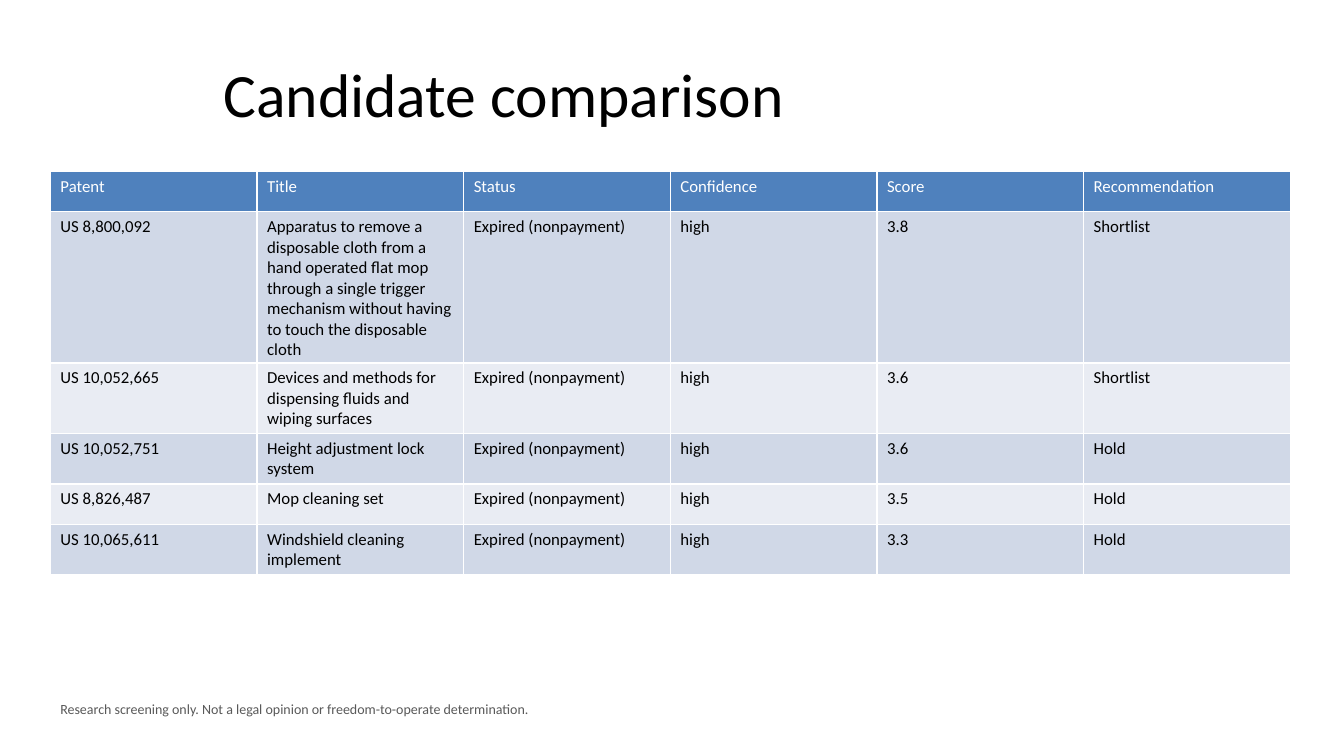
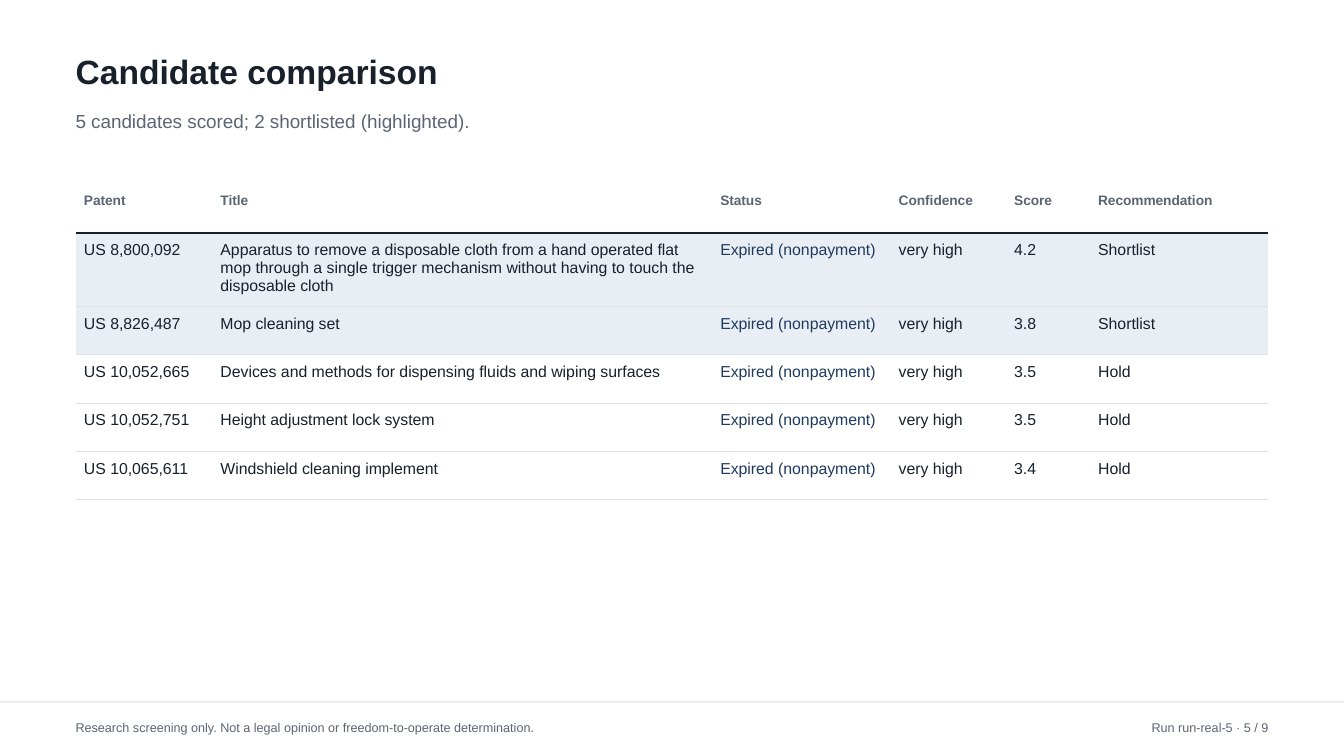
Before and after one commit to DhafinFawwaz/expired-patent-opportunity-agent, a slide deck: slide 5 of outputs/samples/deck.pptx. Drawn at 1344x756 pixels with LibreOffice and Linux fonts; fonts in the diff are those of the drawing. Boxes give left, top, right and bottom in pixels: in the first picture for what was removed or moved away, otherwise in the second. Text is boxed around its words. In the diff, an @@ line names an element or a change of style, - is before the commit and + after.

```diff
--- a/outputs/samples/deck.pptx
+++ b/outputs/samples/deck.pptx
@@ title "Candidate comparison": place and size @@
-title "Candidate comparison" at box(223, 74, 783, 127)
+title "Candidate comparison" at box(76, 59, 437, 91)
@@ title "Candidate comparison" at box(76, 59, 437, 91): size 44 to 24 pt, font Calibri to Arial, text colour #000000 to #17202B, bold on; alignment centre to left; vertical alignment middle to top @@
@@ text added at box(76, 114, 470, 132), 13.5 pt, text #5B6573 @@
+5 candidates scored; 2 shortlisted (highlighted).
@@ table at box(76, 185, 1268, 482) @@
-row 2, column 4: high
+row 2, column 4: very high
-row 2, column 5: 3.8
+row 2, column 5: 4.2
-row 3: US 10,052,665 | Devices and methods for dispensing fluids and wiping surfaces | Expired (nonpayment) | high | 3.6 | Shortlist
+row 3: US 8,826,487 | Mop cleaning set | Expired (nonpayment) | very high | 3.8 | Shortlist
-row 4: US 10,052,751 | Height adjustment lock system | Expired (nonpayment) | high | 3.6 | Hold
+row 4: US 10,052,665 | Devices and methods for dispensing fluids and wiping surfaces | Expired (nonpayment) | very high | 3.5 | Hold
-row 5: US 8,826,487 | Mop cleaning set | Expired (nonpayment) | high | 3.5 | Hold
+row 5: US 10,052,751 | Height adjustment lock system | Expired (nonpayment) | very high | 3.5 | Hold
-row 6, column 4: high
+row 6, column 4: very high
-row 6, column 5: 3.3
+row 6, column 5: 3.4
@@ fill #4F81BD to #FFFFFF in row 1 @@
@@ fill #D0D8E8 to #E9EEF5 in row 2 @@
@@ fill #E9EDF4 to #E9EEF5 in row 3 @@
@@ fill #D0D8E8 to #FFFFFF in 12 cells @@
@@ fill #E9EDF4 to #FFFFFF in row 5 @@
@@ size 12 to 9.8 pt, text colour #FFFFFF to #5B6573, bold on in "Patent", "Title", "Status", "Confidence" and 2 more places @@
@@ font Calibri to Arial in "Patent", "Title", "Status", "Confidence" and 17 more places @@
@@ size 12 to 11.2 pt in "US 8,800,092", "Apparatus to remove a disposable cloth from ...", "Expired (nonpayment)", "Shortlist" and 11 more places @@
@@ text colour #000000 to #17202B in "US 8,800,092", "Apparatus to remove a disposable cloth from ...", "Shortlist", "Shortlist" and 6 more places @@
@@ text colour #000000 to #1F3A5F in "Expired (nonpayment)", "Expired (nonpayment)", "Expired (nonpayment)", "Expired (nonpayment)" and 1 more places @@
@@ borders changed @@
@@ table: place and size @@
-table at box(50, 171, 1291, 572)
+table at box(76, 185, 1268, 482)
@@ rectangle added at box(0, 702, 1344, 703), fill #DDE2E8 @@
@@ text "Research screening only. Not a ...": place and size @@
-text "Research screening only. Not a ..." at box(60, 704, 529, 717)
+text "Research screening only. Not a ..." at box(76, 723, 534, 735)
@@ text "Research screening only. Not a ..." at box(76, 723, 534, 735): size 10 to 9 pt, font Calibri to Arial, text colour #595959 to #5B6573 @@
@@ text added at box(1152, 723, 1268, 732), 9 pt, text #5B6573 @@
+Run run-real-5 · 5 / 9
```
Also in this commit, not shown: 7 other slides changed, 1 slide added, 1 slide removed, 14 other files.
